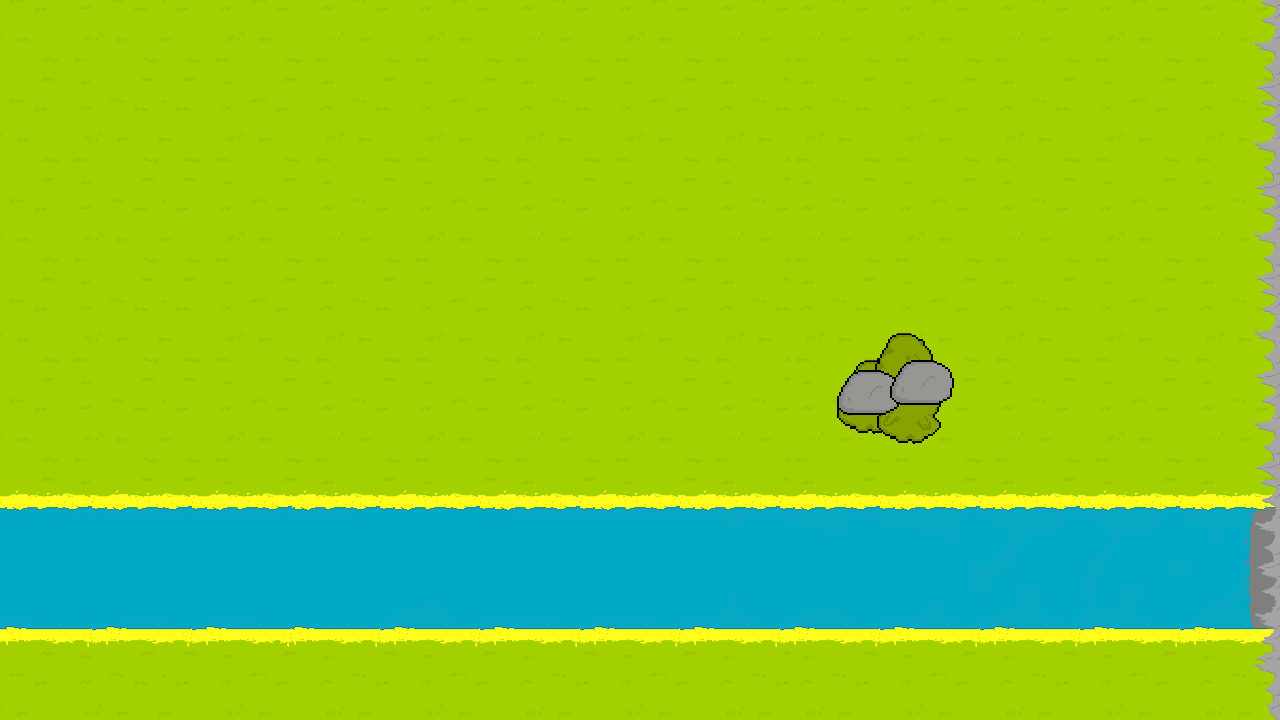
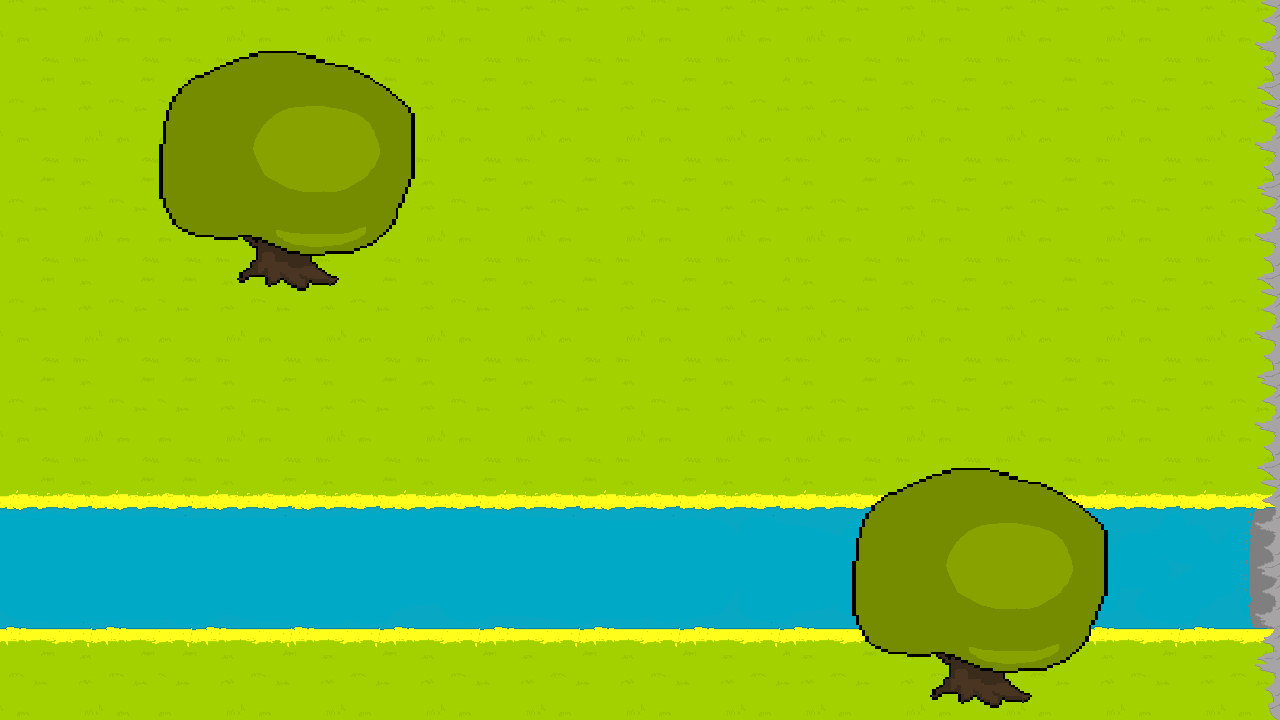
Before/after of a 1280x720 layered artwork. What changed in the layer stack:
removed layer "Adicionais" over bbox(837, 333, 954, 444)
added layer "Layer 2" above "Layer 1" over bbox(852, 468, 1108, 708)
added layer "Layer 1" above "RIO" over bbox(159, 51, 415, 291)
